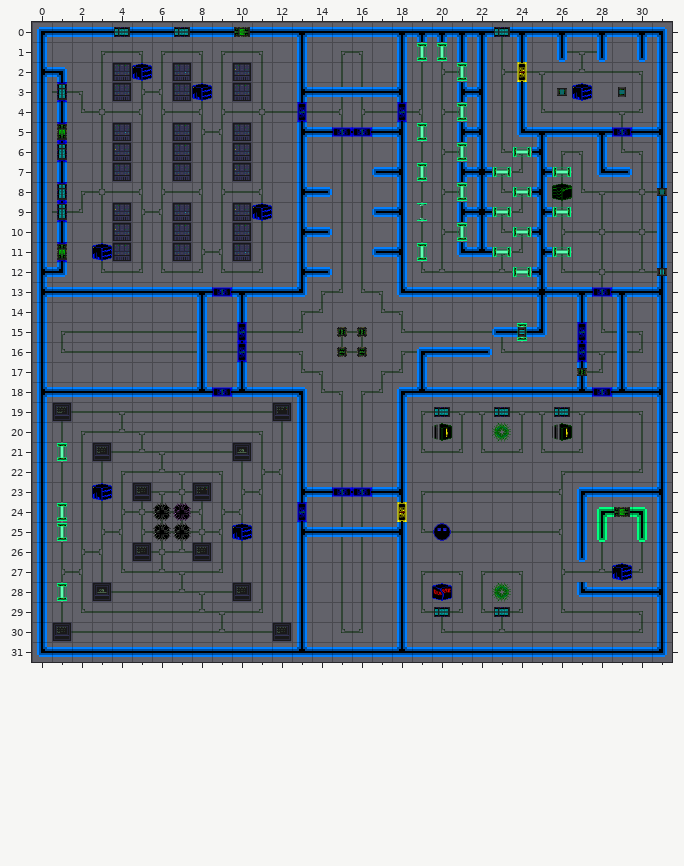
Two states of a Tiled map, data/stories/ascension/level_04.tmx. The picture above was drawn from the file before the commit.
Cells are 32x32 px. Shown: x 0..31, y 0..31.
The same view after the edit:
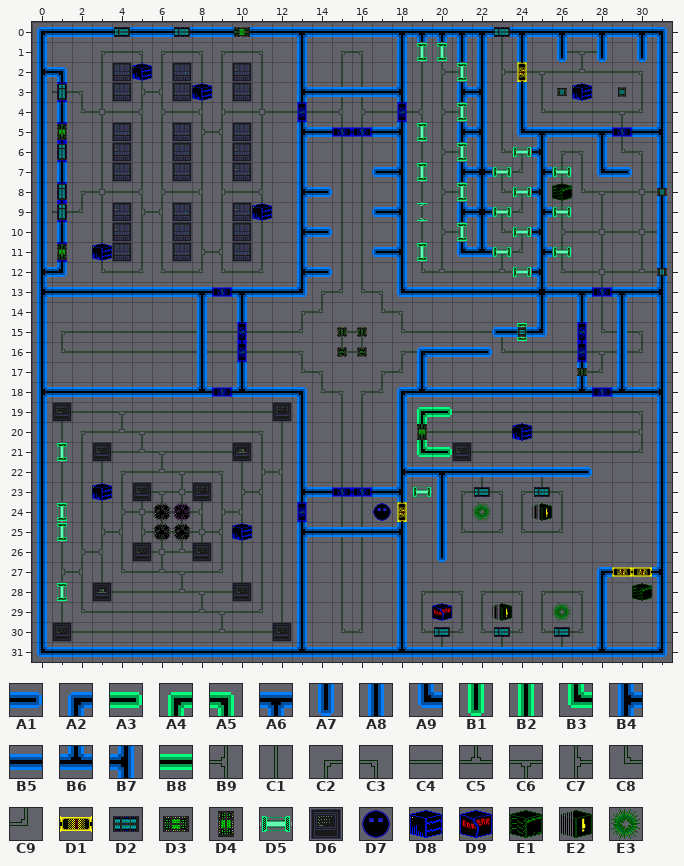
Key: from "alive-tileset": A1 19, A2 20, A3 29, A4 30, A5 31, A6 34, A7 35, A8 36, A9 37, B1 45, B2 46, B3 47, B4 51, B5 52, B6 53, B7 54, B8 62, B9 70, C1 71, C2 72, C3 73, C4 85, C5 86, C6 87, C7 88, C8 89, C9 90, D1 127, D2 172, D3 176, D4 193, D5 213, D6 279, D7 392, D8 426, D9 444, E1 460, E2 478, E3 512.
__ is an empty cell, .. an unchanged one.
Objects are placed by their top-left corner, in cells (3,4 is the top-left corner of cell 3,4); size is 1x1 cell unless given.
From the commit log: map 4 add security booth in diagnostics lab
Diff:
--- layer "Floor"
@@ x 19..30 @@
-19 C2 C4 C6 C6 .. C6 C6 .. C6 .. .. ..
-20 C1 __ C1 C1 __ C1 C1 __ C1 __ __ C1
-21 C8 C4 C9 C8 .. C9 C8 .. C9 __ __ C1
-22 .. .. .. __ .. .. __ C2 C4 C4 C4 C9
-23 C2 C4 C4 C4 C4 C4 C4 B9 .. .. .. ..
-24 C1 .. __ .. __ __ .. .. .. .. .. ..
-25 C8 C4 C4 .. C4 C4 .. B9 .. C1 .. C1
-26 .. .. .. .. .. .. .. C1 .. C1 .. C1
-27 C2 C4 C3 C2 C4 C3 .. C7 C4 C5 C4 C9
-28 C1 __ C1 C1 __ C1 __ C1 __ .. .. ..
-29 C8 C6 C9 C8 C6 C9 __ C8 C4 C4 C4 C3
-30 __ C8 C4 C4 C5 C4 C4 C4 C4 C4 C4 C9
-31 .. __ .. .. __ .. .. __ .. __ .. ..
+19 __ __ C4 C4 .. C4 C4 .. C4 .. .. ..
+20 C7 C4 C4 C4 C4 C4 C4 C4 C4 C4 C4 B9
+21 __ __ C4 C4 .. C4 C4 .. C4 C4 C4 C9
+22 .. .. .. C6 .. .. C6 __ __ __ __ __
+23 __ __ C2 C5 C3 C2 C5 C3 .. .. .. ..
+24 __ .. C1 .. C1 C1 .. .. .. .. .. ..
+25 __ __ C8 .. C9 C8 .. C9 .. __ .. __
+26 .. .. .. .. .. .. .. __ .. __ .. __
+27 __ __ __ __ __ __ .. __ __ __ __ __
+28 C2 C4 C3 C2 C4 C3 C2 C4 C3 .. .. ..
+29 C1 __ C1 C1 __ C1 C1 __ C1 __ __ __
+30 C8 C6 C9 C8 C6 C9 C8 C6 C9 __ __ __
+31 .. C8 .. .. C5 .. .. C5 .. C4 .. ..
--- layer "Walls"
@@ x 18..31 @@
-19 .. __ __ .. .. .. .. .. .. .. .. .. .. ..
-20 .. __ .. .. .. .. .. .. .. .. .. .. .. ..
-21 .. __ __ .. .. .. .. .. .. .. .. .. .. ..
-22 A8 __ __ __ __ __ __ __ __ __ .. .. .. ..
-23 .. .. __ .. .. .. .. .. .. A2 B5 B5 B5 B7
-24 .. .. __ .. .. .. .. .. .. A8 A4 B8 A5 ..
-25 .. .. __ .. .. .. .. .. .. A8 B1 .. B1 ..
-26 .. .. __ .. .. .. .. .. .. A7 .. .. .. ..
-27 .. .. .. .. .. .. .. .. .. .. __ .. .. A8
-28 .. .. .. .. .. .. .. .. .. A9 B5 B5 B5 B7
-29 .. .. .. .. .. .. .. .. .. .. __ .. .. ..
-30 .. .. .. .. .. .. .. .. .. .. __ .. .. ..
-31 .. .. .. .. .. .. .. .. .. .. B5 .. .. ..
+19 .. A4 A3 .. .. .. .. .. .. .. .. .. .. ..
+20 .. B2 .. .. .. .. .. .. .. .. .. .. .. ..
+21 .. B3 A3 .. .. .. .. .. .. .. .. .. .. ..
+22 B4 B5 A6 B5 B5 B5 B5 B5 B5 A1 .. .. .. ..
+23 .. .. A8 .. .. .. .. .. .. __ __ __ __ A8
+24 .. .. A8 .. .. .. .. .. .. __ __ __ __ ..
+25 .. .. A8 .. .. .. .. .. .. __ __ .. __ ..
+26 .. .. A7 .. .. .. .. .. .. __ .. .. .. ..
+27 .. .. .. .. .. .. .. .. .. .. A2 .. .. B7
+28 .. .. .. .. .. .. .. .. .. __ A8 __ __ A8
+29 .. .. .. .. .. .. .. .. .. .. A8 .. .. ..
+30 .. .. .. .. .. .. .. .. .. .. A8 .. .. ..
+31 .. .. .. .. .. .. .. .. .. .. B6 .. .. ..
--- layer "Diagnostics"
+D8 "the doctor" at 24,20
+D4 at 19,20
+D6 at 21,21
-D2 at 26,19
+D2 at 25,23
-D2 at 23,19
+D2 at 22,23
+D5 at 19,23
+E3 "sick green virus" at 22,24
+E2 "sick green ice" at 25,24
+D1 "diagnostics security bay doo" at 30,27
+D1 "diagnostics security bay doo" at 29,27
+E1 "green ice" at 30,28
+D9 "sick blue ice" at 20,29
+E3 "sick green virus" at 26,29
+E2 "sick green ice" at 23,29
-D2 at 23,29
+D2 at 23,30
-D2 at 20,29
+D2 at 20,30
-D2 at 20,19
+D2 at 26,30
-E2 "green ice sick" at 20,20
-E3 "green virus sick" at 23,20
-E2 "green ice sick" at 26,20
-D3 at 29,24
-D8 "blue ice" at 29,27
-D9 "blue ice sick" at 20,28
-E3 "green virus sick" at 23,28
--- layer "Transport Hub"
-D7 "player" at 20,25
+D7 "player" at 17,24
Where, in picture pixels (left, top, right, bottom), the same in both pictures:
changed: (403, 407, 661, 651)
new place: (373, 503, 391, 521)
